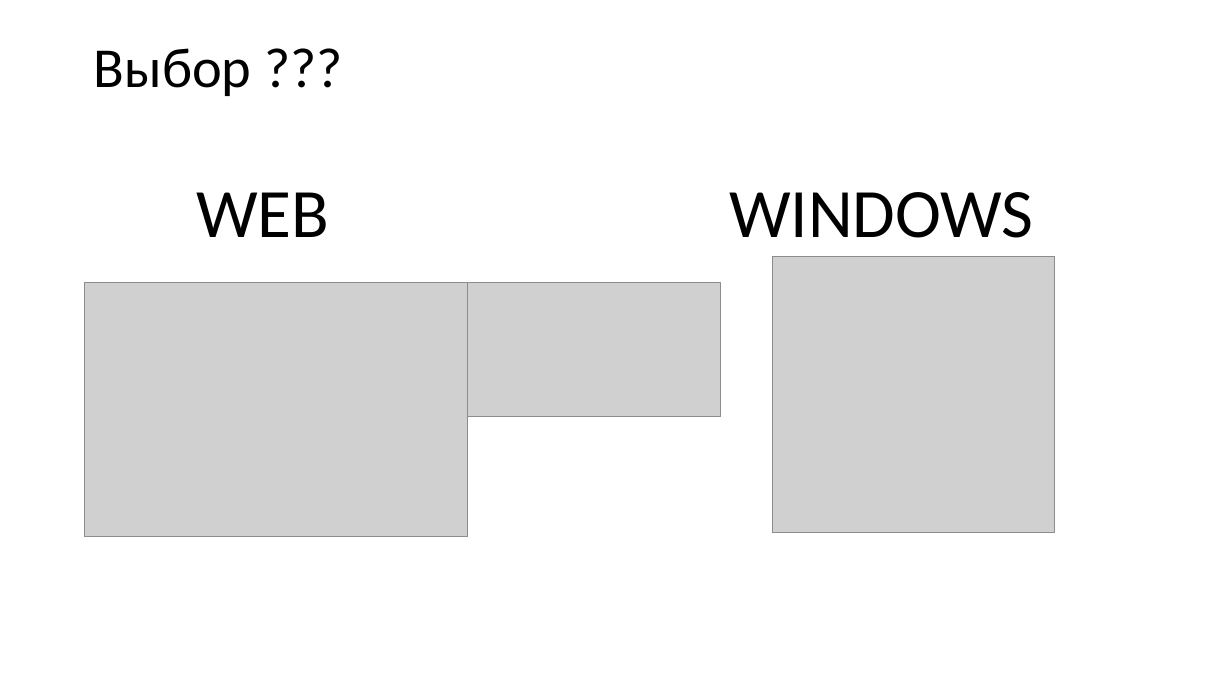
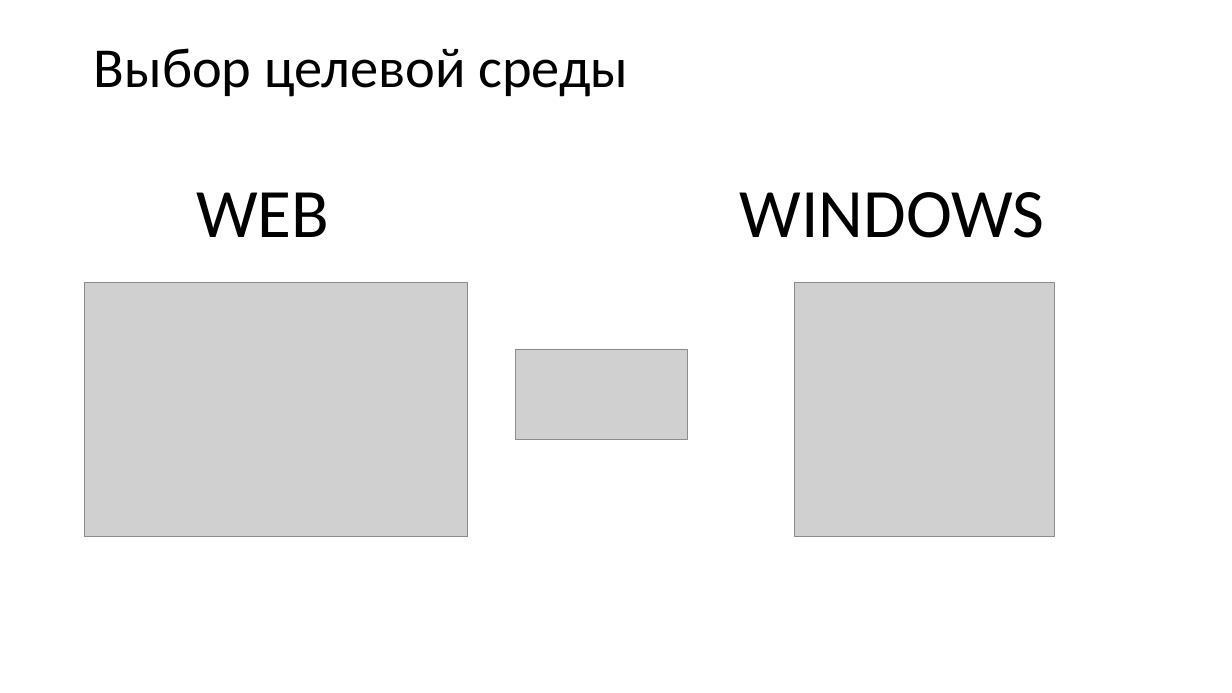
Before and after one commit to Art-Fedorov/diplom.local, a slide deck: slide 11 of Диплом/ДИПЛОМ.pptx (slide 6 before the commit). Drawn at 1232x693 pixels with LibreOffice and Linux fonts; fonts in the diff are those of the drawing; grey boxes stand for pictures. Boxes give left, top, right and bottom in pixels: in the first picture for what was removed or moved away, otherwise in the second. Text is boxed around its words. In the diff, an @@ line names an element or a change of style, - is before the commit and + after.

```diff
--- a/Диплом/ДИПЛОМ.pptx
+++ b/Диплом/ДИПЛОМ.pptx
@@ text at <box>94,48,628,97</box>: text changed @@
-Выбор ???
+Выбор целевой среды
@@ text "WINDOWS": place and size @@
-text "WINDOWS" at <box>729,192,1034,238</box>
+text "WINDOWS" at <box>740,192,1045,238</box>
@@ picture: place and size @@
-picture at <box>773,257,1055,533</box>
+picture at <box>795,283,1055,537</box>
@@ picture: place and size @@
-picture at <box>468,283,720,417</box>
+picture at <box>516,349,688,440</box>
```
Also in this commit, not shown: 3 other slides changed, 3 slides added, 2 slides removed, 18 other files.
